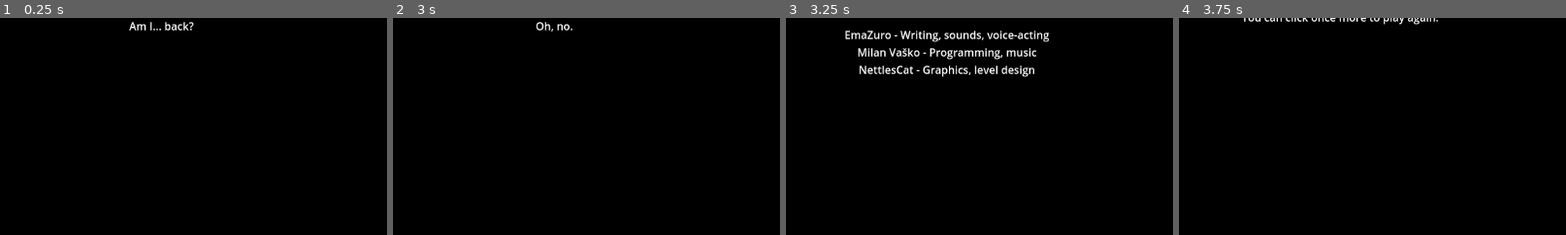
Above: before the commit, frames 1-4 (left to right).
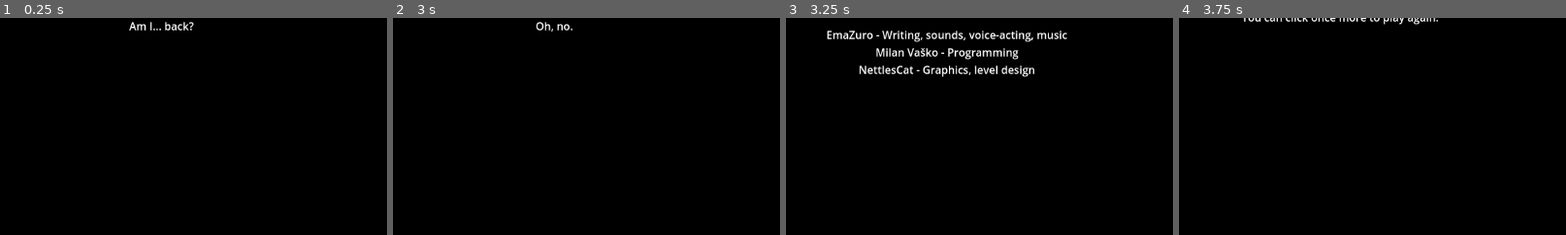
Above: after the commit, the same moments.

Repository: MilanVasko/ludum-dare-55
Game: Godot game, scene res://outro/outro.tscn
The game is run twice, just before and just after one commit, with the same random seed, the same clock (stepped at 60 frames per second) and the same inputs. This scene is started directly instead of the project's main scene.
Inputs (mouse positions are % of the whole screen's width and height, from its top left):
- Up to frame 1 (0.25 s): no input
- Up to frame 2 (3 s): tap Enter (ui_accept) every 0.75 s from 0.5 to 2.75 s; move the mouse to (72, 45) at 0.52 s; press the mouse at (72, 45) at 0.53 s; hold Right (ui_right) 0.53-1.28 s; tap Space (jump) at 0.77, 1.52 s; move the mouse to (30, 55) at 1.27 s; release the mouse at (30, 55) at 1.28 s; hold Down (ui_down) 1.28-2.03 s; tap Ctrl (crouch) at 1.35 s; click (30, 55) at 1.55 s; move the mouse to (60, 28) at 2.02 s; press the mouse at (60, 28) at 2.03 s; hold Right (ui_right) 2.03-2.78 s; move the mouse to (45, 70) at 2.77 s; release the mouse at (45, 70) at 2.78 s; hold Up (ui_up) from 2.78 s (still down); tap Shift (sprint) at 2.85 s
- Up to frame 3 (3.25 s): keep holding Up (ui_up); tap Space (jump) at 3.02 s; click (45, 70) at 3.05 s
- Up to frame 4 (3.75 s): tap Enter (ui_accept) at 3.5 s; move the mouse to (80, 65) at 3.52 s; release Up (ui_up) at 3.53 s; press the mouse at (80, 65) at 3.53 s; hold Left (ui_left) from 3.53 s (still down)
The pictures show only the part of the screen within x 29-79%, y 50-100%; the shares and areas given below are measured in that part.

Frames 1-2 are identical in both runs. In frame 3, 2.9% of the frame differs, in the area x 10-73%, y 5-20%; in frame 4, nothing differs.

Commit message:
Dialogue fix

Diff:
--- a/dialogue/dialogue.gd
+++ b/dialogue/dialogue.gd
@@ -15,18 +15,11 @@
 
 func start_dialogue(dialogue_name: String) -> void:
 	visible = true
-	set_immobile(true)
-	emit_signal("dialogue_started", dialogue_name)
+	dialogue_started.emit(dialogue_name)
 
 func end_dialogue(dialogue_name: String) -> void:
 	visible = false
-	emit_signal("dialogue_ended", dialogue_name)
-	call_deferred("set_immobile", false)
-
-func set_immobile(value: bool) -> void:
-	var player := Global.find_player_or_null()
-	if player != null:
-		player.immobile = value
+	dialogue_ended.emit(dialogue_name)
 
 func play_dialogue_from_start(dialogue_name: String) -> void:
 	start_dialogue(dialogue_name)
--- a/intro/intro.gd
+++ b/intro/intro.gd
@@ -13,6 +13,7 @@
 @export var player_scene: PackedScene
 @export var player_spawn_point: NodePath
 @export var main_scene: NodePath
+@export var dialogue_path: NodePath
 
 func _ready() -> void:
 	animation_player.play(DEMONS_ARRIVING_ANIMATION)
@@ -51,10 +52,12 @@
 		assert(false, "Unhandled animation name \"" + anim_name + "\"")
 
 func spawn_player() -> void:
-	print("Spawn player start")
 	var player_instance: Node3D = player_scene.instantiate()
 	get_node(main_scene).add_child(player_instance)
 	player_instance.immobile = true
+	var dialogue := get_node(dialogue_path)
+	dialogue.dialogue_started.connect(player_instance._on_dialogue_start)
+	dialogue.dialogue_ended.connect(player_instance._on_dialogue_end)
 	var spawn_point: Node3D = get_node(player_spawn_point)
 	player_instance.global_position = spawn_point.global_position
 	animation_player.play(SPAWN_FADEIN_ANIMATION)
--- a/main.tscn
+++ b/main.tscn
@@ -12,6 +12,33 @@
 [ext_resource type="PackedScene" uid="uid://bsgu73ajxwt6p" path="res://fishomat/fishomat.tscn" id="10_fnpen"]
 [ext_resource type="PackedScene" uid="uid://bgef6v0ulw5ig" path="res://coin/coin.tscn" id="11_t6h88"]
 
+[sub_resource type="Animation" id="Animation_h6687"]
+length = 0.001
+tracks/0/type = "value"
+tracks/0/imported = false
+tracks/0/enabled = true
+tracks/0/path = NodePath("Background:color")
+tracks/0/interp = 1
+tracks/0/loop_wrap = true
+tracks/0/keys = {
+"times": PackedFloat32Array(0),
+"transitions": PackedFloat32Array(1),
+"update": 0,
+"values": [Color(0, 0, 0, 1)]
+}
+tracks/1/type = "value"
+tracks/1/imported = false
+tracks/1/enabled = true
+tracks/1/path = NodePath("Background:visible")
+tracks/1/interp = 1
+tracks/1/loop_wrap = true
+tracks/1/keys = {
+"times": PackedFloat32Array(0),
+"transitions": PackedFloat32Array(1),
+"update": 1,
+"values": [true]
+}
+
 [sub_resource type="Animation" id="Animation_qsngk"]
 resource_name = "fade-out"
 tracks/0/type = "value"
@@ -37,33 +64,6 @@
 "transitions": PackedFloat32Array(1, 1),
 "update": 1,
 "values": [true, true]
-}
-
-[sub_resource type="Animation" id="Animation_h6687"]
-length = 0.001
-tracks/0/type = "value"
-tracks/0/imported = false
-tracks/0/enabled = true
-tracks/0/path = NodePath("Background:color")
-tracks/0/interp = 1
-tracks/0/loop_wrap = true
-tracks/0/keys = {
-"times": PackedFloat32Array(0),
-"transitions": PackedFloat32Array(1),
-"update": 0,
-"values": [Color(0, 0, 0, 1)]
-}
-tracks/1/type = "value"
-tracks/1/imported = false
-tracks/1/enabled = true
-tracks/1/path = NodePath("Background:visible")
-tracks/1/interp = 1
-tracks/1/loop_wrap = true
-tracks/1/keys = {
-"times": PackedFloat32Array(0),
-"transitions": PackedFloat32Array(1),
-"update": 1,
-"values": [true]
 }
 
 [sub_resource type="AnimationLibrary" id="AnimationLibrary_b46dr"]
@@ -305,6 +305,7 @@
 player_scene = ExtResource("3_mj1x0")
 player_spawn_point = NodePath("../PlayerSpawnPoint")
 main_scene = NodePath("..")
+dialogue_path = NodePath("../CanvasLayer/Dialogue")
 
 [node name="AnimationPlayer" type="AnimationPlayer" parent="Intro"]
 libraries = {
--- a/outro/outro.tscn
+++ b/outro/outro.tscn
@@ -53,8 +53,8 @@
 
 This game was created for Ludum Dare 55 in 48 hours by:
 
-EmaZuro - Writing, sounds, voice-acting
-Milan Vaško - Programming, music
+EmaZuro - Writing, sounds, voice-acting, music
+Milan Vaško - Programming
 NettlesCat - Graphics, level design"
 
 [node name="6" parent="Outro/Outro" instance=ExtResource("2_q3si0")]
--- a/player/player.gd
+++ b/player/player.gd
@@ -132,10 +132,6 @@
 func _physics_process(delta: float) -> void:
 	var new_interactable_object := find_interactable_object()
 	update_reticle_if_necessary(new_interactable_object)
-	if new_interactable_object != null:
-		if Input.is_action_just_pressed("interact") and !immobile:
-			new_interactable_object._interact()
-			call_deferred("update_reticle", find_interactable_object())
 
 	current_speed = Vector3.ZERO.distance_to(get_real_velocity())
 
@@ -301,6 +297,14 @@
 		HEADBOB_ANIMATION.play("RESET", 0.25)
 		HEADBOB_ANIMATION.speed_scale = 1
 
+func interact_with_object() -> void:
+	current_interactable_object._interact()
+
+func _on_dialogue_start(dialogue_name: String) -> void:
+	immobile = true
+
+func _on_dialogue_end(dialogue_name: String) -> void:
+	immobile = false
 
 func _process(_delta: float) -> void:
 	HEAD.rotation.x = clamp(HEAD.rotation.x, deg_to_rad(-90), deg_to_rad(90))
@@ -311,6 +315,11 @@
 
 
 func _unhandled_input(event: InputEvent) -> void:
+	if current_interactable_object != null:
+		if Input.is_action_just_pressed("interact") and !immobile:
+			call_deferred("interact_with_object")
+			call_deferred("update_reticle", find_interactable_object())
+
 	if event is InputEventMouseMotion and Input.mouse_mode == Input.MOUSE_MODE_CAPTURED and !immobile:
 		HEAD.rotation_degrees.y -= event.relative.x * mouse_sensitivity
 		HEAD.rotation_degrees.x -= event.relative.y * mouse_sensitivity
--- a/project.godot
+++ b/project.godot
@@ -18,6 +18,10 @@
 [autoload]
 
 Global="*res://global/global.tscn"
+
+[filesystem]
+
+import/blender/enabled=false
 
 [input]
 
